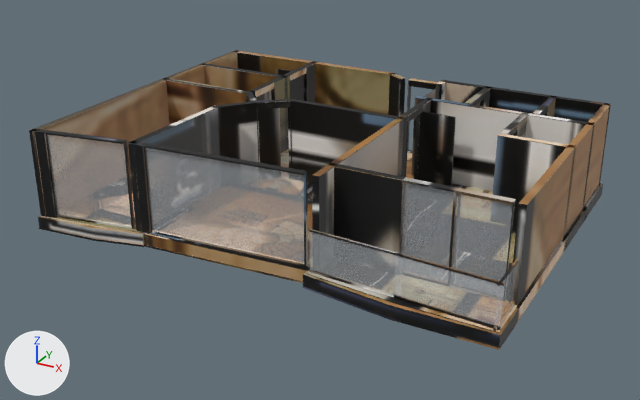
The glTF model akasya-3d/ortak-8/model.glb: old version first, new version second.
Before and after are seen from a 50 mm lens placed at (10.07, -18.99, 9.37), pointed at (-0.12, -0.45, 0.1). Arrows for +X, +Y and +Z are at lower left; the lights stay in place. The first picture is the older version. Where no turn or scale is listed for an object, it has been applied to the vertices. Vertices at exactly the same position are counted once.
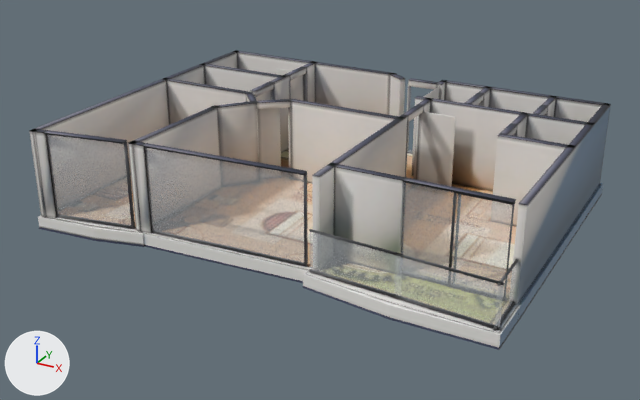
Changed parts and their boxes [x1, y1, x2, y2] in the pictures (640 x 400 px):
'Mesh_0', surface changed (lighter)
    both: [29, 50, 611, 350]
part 1 of me_mesh_0, added
    after: [288, 101, 395, 183]
part 2 of me_mesh_0, added
    after: [290, 99, 405, 119]
part 3 of me_mesh_0, added
    after: [493, 136, 566, 227]
part 4 of me_mesh_0, added
    after: [498, 133, 575, 148]
part 5 of me_mesh_0, added
    after: [30, 53, 238, 216]
part 6 of me_mesh_0, added
    after: [29, 50, 239, 132]
part 7 of me_mesh_0, deleted
    before: [29, 50, 239, 132]
part 8 of me_mesh_0, deleted
    before: [498, 133, 575, 148]
part 9 of me_mesh_0, deleted
    before: [290, 99, 405, 119]
part 10 of me_mesh_0, cut back
    before: [30, 53, 611, 235]
    after: [38, 74, 611, 350]
part 11 of me_mesh_0, surface changed
    both: [29, 50, 610, 350]

Patch to the scene script:
```diff
--- a/akasya-3d/ortak-8/model.glb.py
+++ b/akasya-3d/ortak-8/model.glb.py
@@ mat_baked @@
 n3 = _N.new('ShaderNodeMapping'); n3.name = 'Mapping'
-n3.inputs[1].default_value = (0.00139, -14.92, 0.0)  # 'Location'
-n3.inputs[3].default_value = (15.96, 15.92, 1.0)  # 'Scale'
+n3.inputs[1].default_value = (0.00139, -14.97, 0.0)  # 'Location'
+n3.inputs[3].default_value = (15.79, 15.97, 1.0)  # 'Scale'
 n4 = _N.new('ShaderNodeUVMap'); n4.name = 'UV Map'
@@ me_mesh_0 @@
 # used by ob_mesh_0; location = (-6.02, 4.66, -0.36)
-me_mesh_0.from_pydata(...)  # 2466 vertices, 4352 faces; spans x 0.0..12.05, y -9.24..0.0, z 0.0..2.62
+me_mesh_0.from_pydata(...)  # 2900 vertices, 5332 faces; spans x 0.0..12.05, y -9.24..0.0, z 0.0..2.62
+# me_mesh_0 part 1: a new loose piece, a box spanning x 4.33..7.66, y -4.03..-3.86, z 0.36..2.61, in mat_baked
+# me_mesh_0 part 2: a new loose piece, a box spanning x 4.327..7.665, y -4.035..-3.861, z 2.61..2.622, in mat_baked
+# me_mesh_0 part 3: a new loose piece, a box spanning x 10.15..11.96, y -4.03..-3.86, z 0.36..2.61, in mat_baked
+# me_mesh_0 part 4: a new loose piece, a box spanning x 10.145..11.962, y -4.035..-3.861, z 2.61..2.622, in mat_baked
+# me_mesh_0 part 5: a new loose piece, a box spanning x 0.08..0.25, y -9.16..-0.17, z 0.36..2.61, in mat_baked
+# me_mesh_0 part 6: a new loose piece, a box spanning x 0.077..0.251, y -9.162..-0.166, z 2.61..2.622, in mat_baked
+# me_mesh_0 part 7: the loose piece of 8 vertices spanning x 0.08..0.25, y -9.17..-0.16, z 2.61..2.62 is deleted
+# me_mesh_0 part 8: the loose piece of 8 vertices spanning x 10.14..11.97, y -4.03..-3.86, z 2.61..2.62 is deleted
+# me_mesh_0 part 9: the loose piece of 8 vertices spanning x 4.32..7.67, y -4.03..-3.86, z 2.61..2.62 is deleted
+# me_mesh_0 part 10: 6 vertices moved from x 3.18..8.49, y -4.48..-2.25, z 0.0..1.38 to x 2.96..8.49, y -5.54..-2.25, z 0.0..2.61; 49 vertices removed from x 0.08..11.97, y -9.17..-0.16, z 0.36..2.62; 459 vertices added at x 0.0..12.05, y -8.74..-0.12, z 0.0..2.62
+# me_mesh_0 part 11: 2875 kept faces spanning x 0.0..12.03, y -9.24..0.0, z 0.0..2.62 get new texture (UV) coordinates
 me_mesh_0.materials.append(mat_baked)
```
